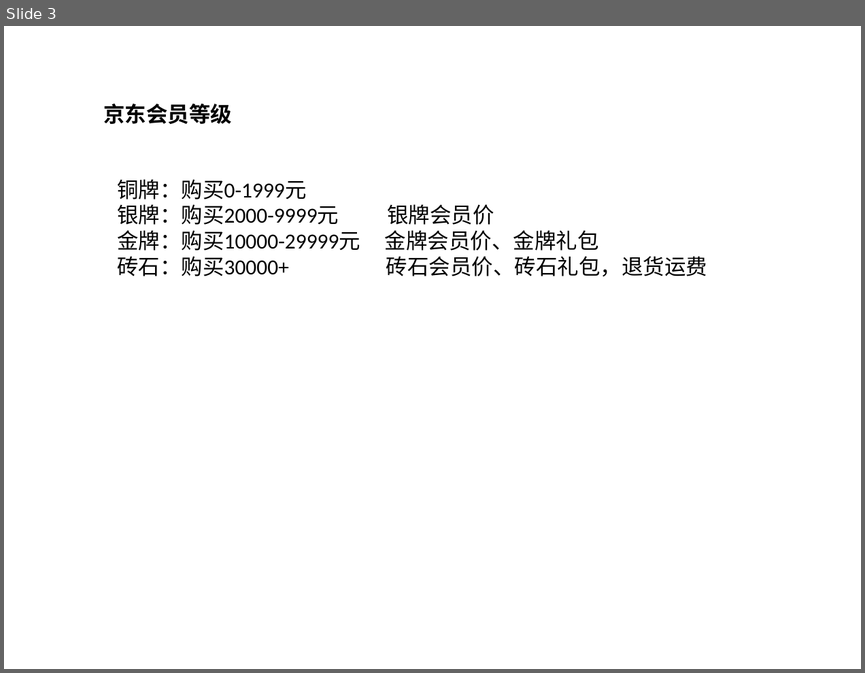
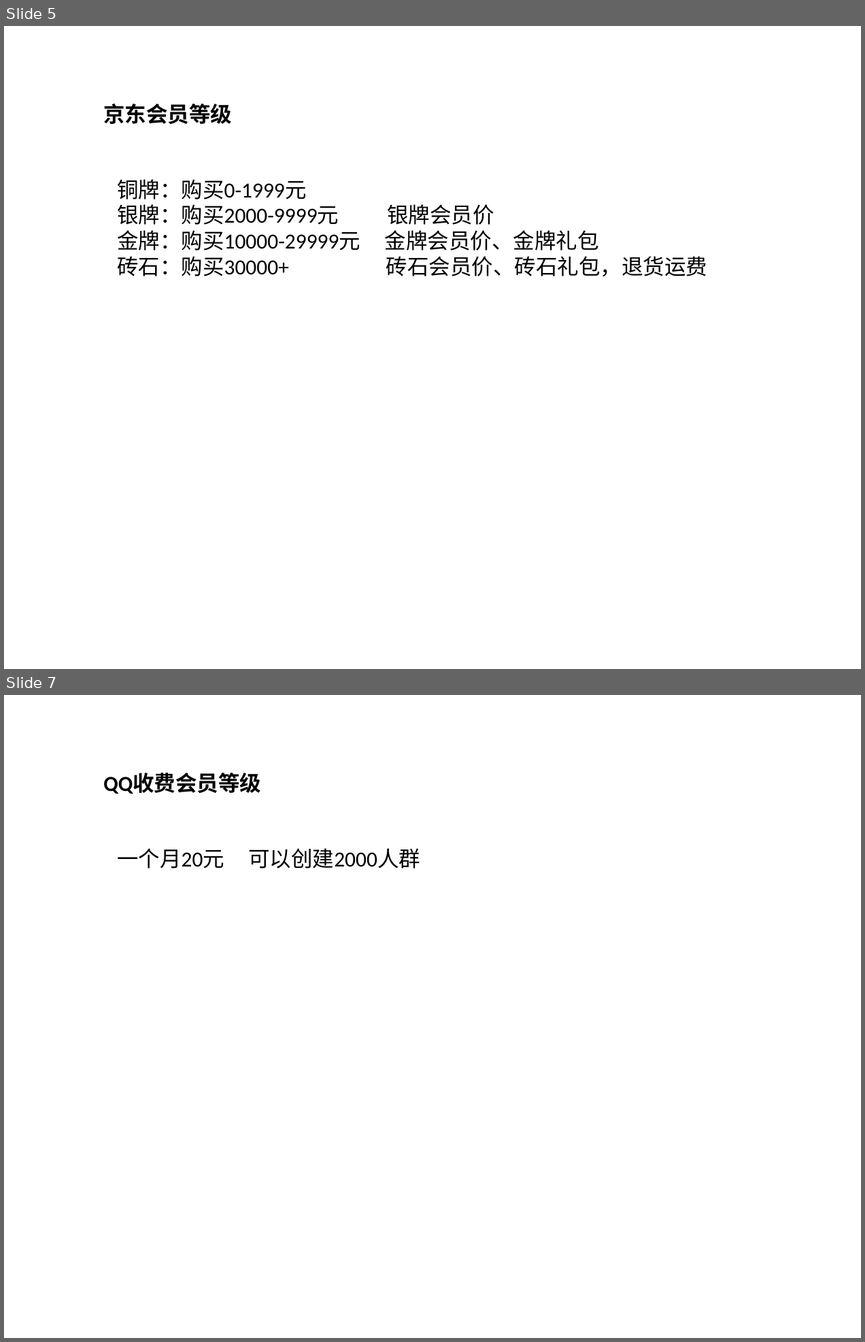
Before and after one commit to guoyu07/NotesPublic, a slide deck: Aario-PPT/IT - 会员等级公式.pptx. Shown one above the other, each under a label of ours: slide 3 before the commit, slides 5 and 7 after it; the slides between them are not shown. The pictures are 865x673 and 865x1342 pixels, drawn with LibreOffice and Linux fonts; fonts in the diff are those of the drawing. Boxes give left, top, right and bottom in pixels: in the first picture for what was removed or moved away, otherwise in the second. Text is boxed around its words. In the diff, an @@ line names an element or a change of style, - is before the commit and + after.

```diff
--- a/Aario-PPT/IT - 会员等级公式.pptx
+++ b/Aario-PPT/IT - 会员等级公式.pptx
@@ slide 7 added at bbox=[4, 695, 861, 1338], background #FFFFFF @@
@@ text added at bbox=[103, 773, 261, 794], 18 pt, text #000000, bold @@
+QQ收费会员等级
@@ text added at bbox=[117, 848, 420, 868], 18 pt, text #000000 @@
+一个月20元 可以创建2000人群
@@ what was slide 3 is now slide 5 @@
```
Also in this commit, not shown: 1 slide changed, 4 other slides added, 3 other files.
